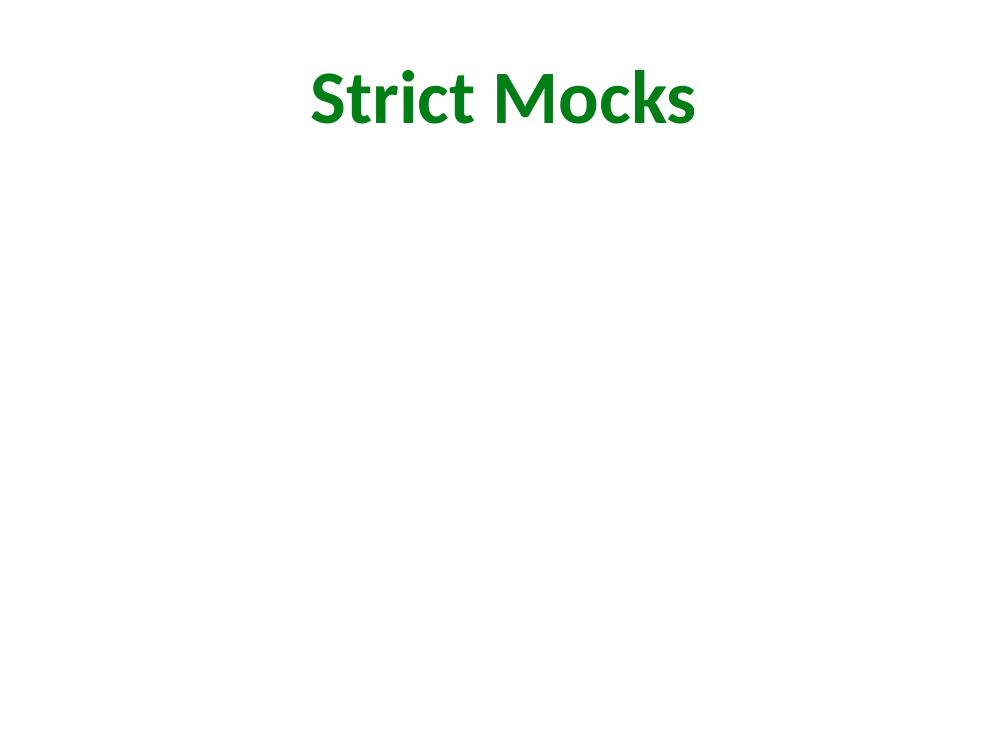
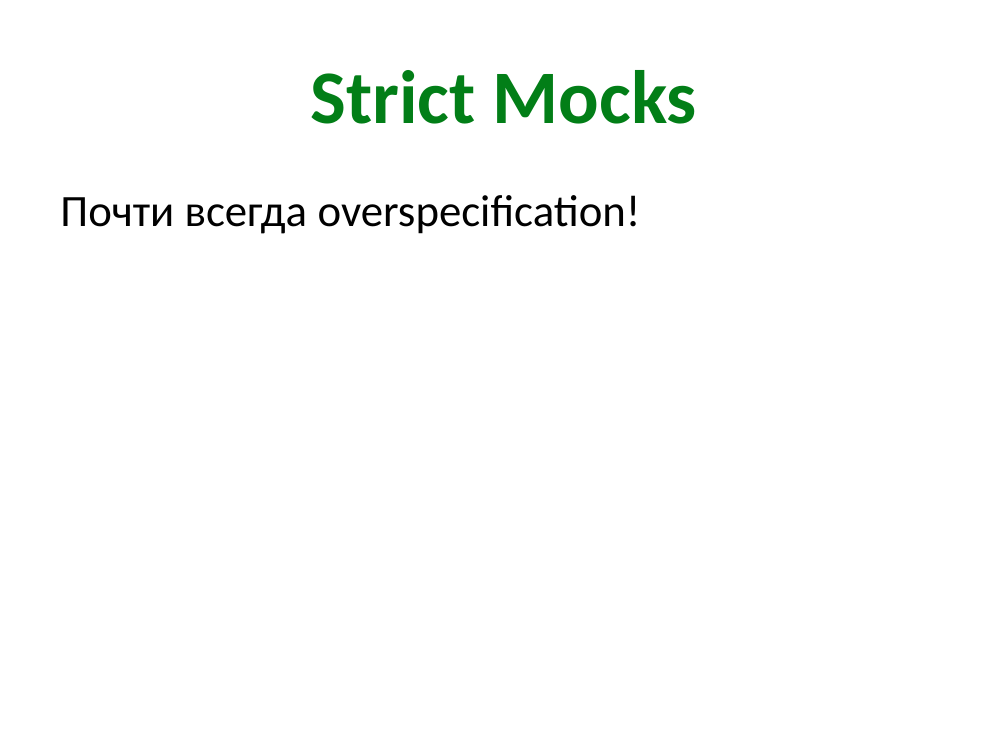
Before and after one commit to xoposhiy/testing-course, a slide deck: slide 12 of day2.pptx (slide 13 before the commit). Drawn at 1008x756 pixels with LibreOffice and Linux fonts; fonts in the diff are those of the drawing. Boxes give left, top, right and bottom in pixels: in the first picture for what was removed or moved away, otherwise in the second. Text is boxed around its words. In the diff, an @@ line names an element or a change of style, - is before the commit and + after.

```diff
--- a/day2.pptx
+++ b/day2.pptx
@@ text added at box(60, 195, 641, 234), 32 pt, text #000000 @@
+Почти всегда overspecification!
```
Also in this commit, not shown: 2 other slides changed, 2 slides removed, 2 other files.
